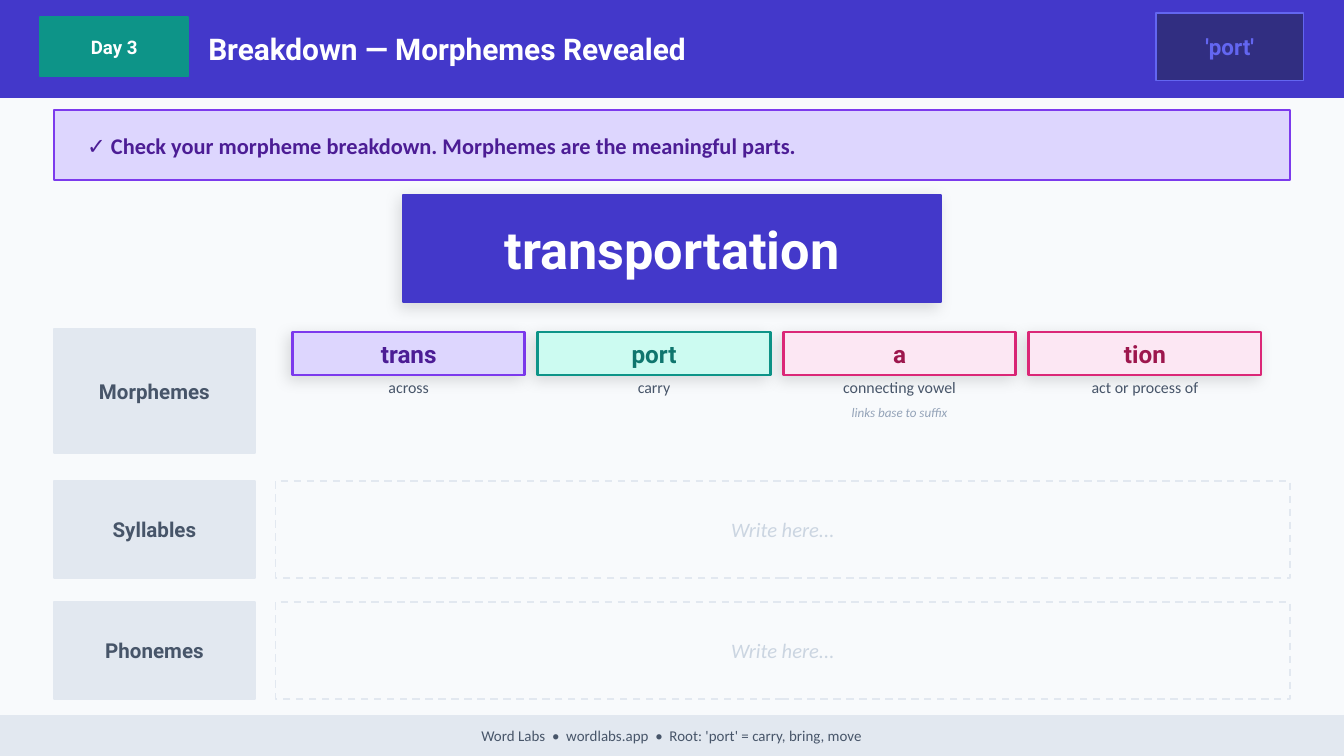
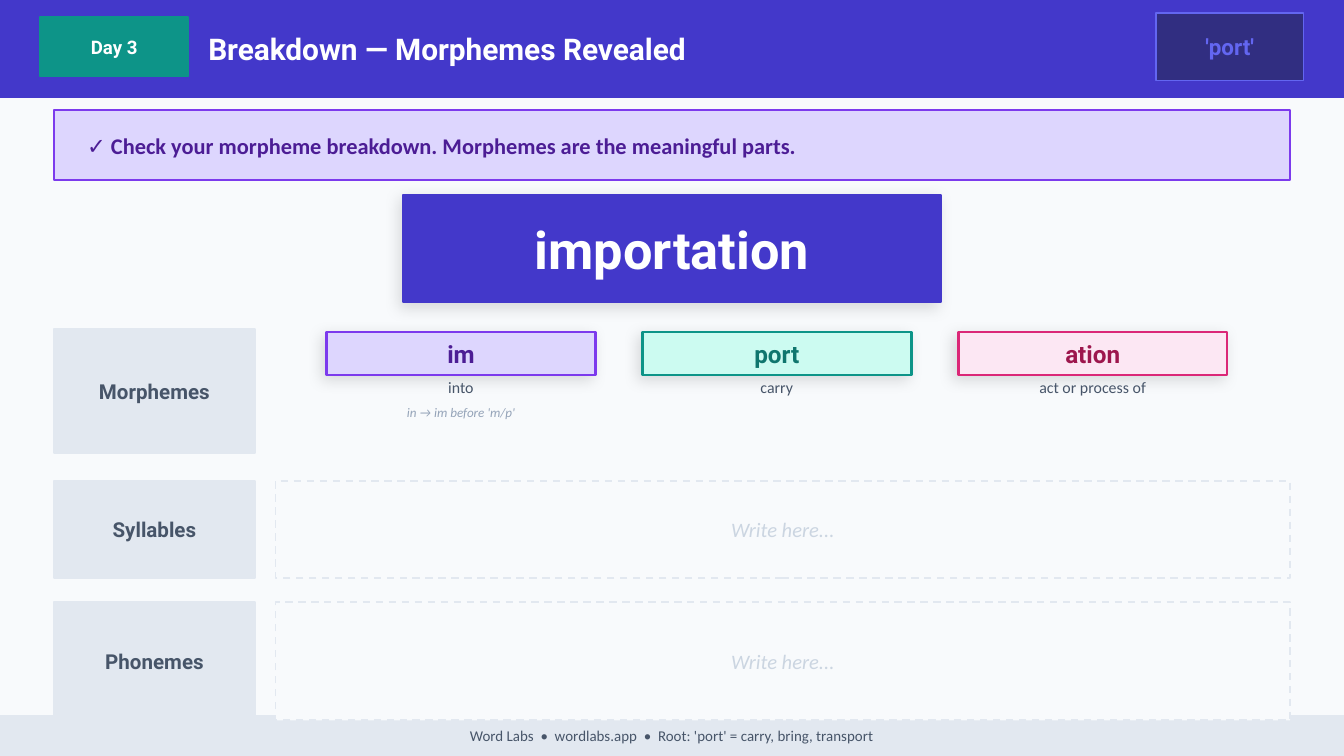
Before and after one commit to NickD135/morphology-builder, a slide deck: slide 33 of output/wordlabs-port-3day.pptx. Drawn at 1344x756 pixels with LibreOffice and Linux fonts; fonts in the diff are those of the drawing. Boxes give left, top, right and bottom in pixels: in the first picture for what was removed or moved away, otherwise in the second. Text is boxed around its words. In the diff, an @@ line names an element or a change of style, - is before the commit and + after.

```diff
--- a/output/wordlabs-port-3day.pptx
+++ b/output/wordlabs-port-3day.pptx
@@ text at <box>535,230,809,280</box>: text changed @@
-transportation
+importation
@@ rectangle: place and size @@
-rectangle at <box>293,332,526,375</box>
+rectangle at <box>327,332,595,375</box>
@@ text at <box>447,345,474,363</box>: text changed @@
-trans
+im
@@ text "port": place and size @@
-text "port" at <box>632,347,677,368</box>
+text "port" at <box>754,347,799,368</box>
@@ rectangle: place and size @@
-rectangle at <box>538,332,770,375</box>
+rectangle at <box>642,332,911,375</box>
@@ rectangle removed at <box>784,332,1016,375</box> @@
@@ text removed at <box>893,350,906,364</box> @@
-a
@@ rectangle: place and size @@
-rectangle at <box>1028,332,1261,375</box>
+rectangle at <box>958,332,1227,375</box>
@@ text added at <box>1065,345,1120,364</box>, 13 pt, text #9D174D, bold @@
+ation
@@ text removed at <box>1124,345,1166,364</box> @@
-tion
@@ text at <box>448,382,473,393</box>: text changed @@
-across
+into
@@ text "carry": place and size @@
-text "carry" at <box>638,385,670,396</box>
+text "carry" at <box>760,385,792,396</box>
@@ text removed at <box>843,382,956,396</box> @@
-connecting vowel
@@ text "act or process of": place and size @@
-text "act or process of" at <box>1092,382,1198,396</box>
+text "act or process of" at <box>1039,382,1146,396</box>
@@ text added at <box>407,408,515,419</box>, 7 pt, text #94A3B8, italic @@
+in → im before 'm/p'
@@ text removed at <box>852,408,947,417</box> @@
-links base to suffix
@@ text "Phonemes": place and size @@
-text "Phonemes" at <box>105,642,204,658</box>
+text "Phonemes" at <box>105,653,204,669</box>
@@ rectangle at <box>54,602,255,720</box>: proportions changed @@
@@ rectangle: place and size @@
-rectangle at <box>54,602,255,699</box>
+rectangle at <box>54,602,255,720</box>
@@ text "Write here...": place and size @@
-text "Write here..." at <box>731,644,835,658</box>
+text "Write here..." at <box>731,655,835,669</box>
@@ rectangle: place and size @@
-rectangle at <box>276,602,1290,699</box>
+rectangle at <box>276,602,1290,720</box>
@@ rectangle at <box>276,602,1290,720</box>: proportions changed @@
@@ text at <box>470,730,873,744</box>: text changed @@
-Word Labs • wordlabs.app • Root: 'port' = carry, bring, move
+Word Labs • wordlabs.app • Root: 'port' = carry, bring, transport
```
Also in this commit, not shown: 34 other slides changed, 32 other files.
